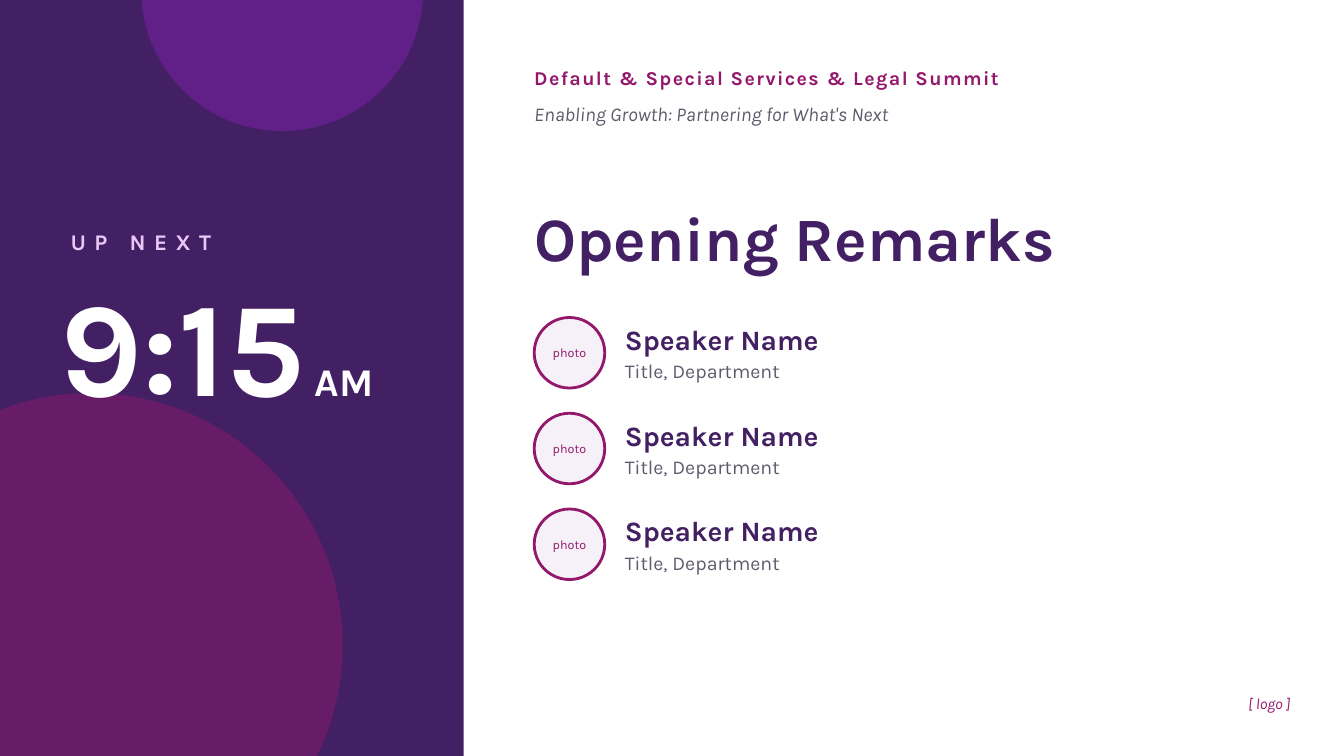
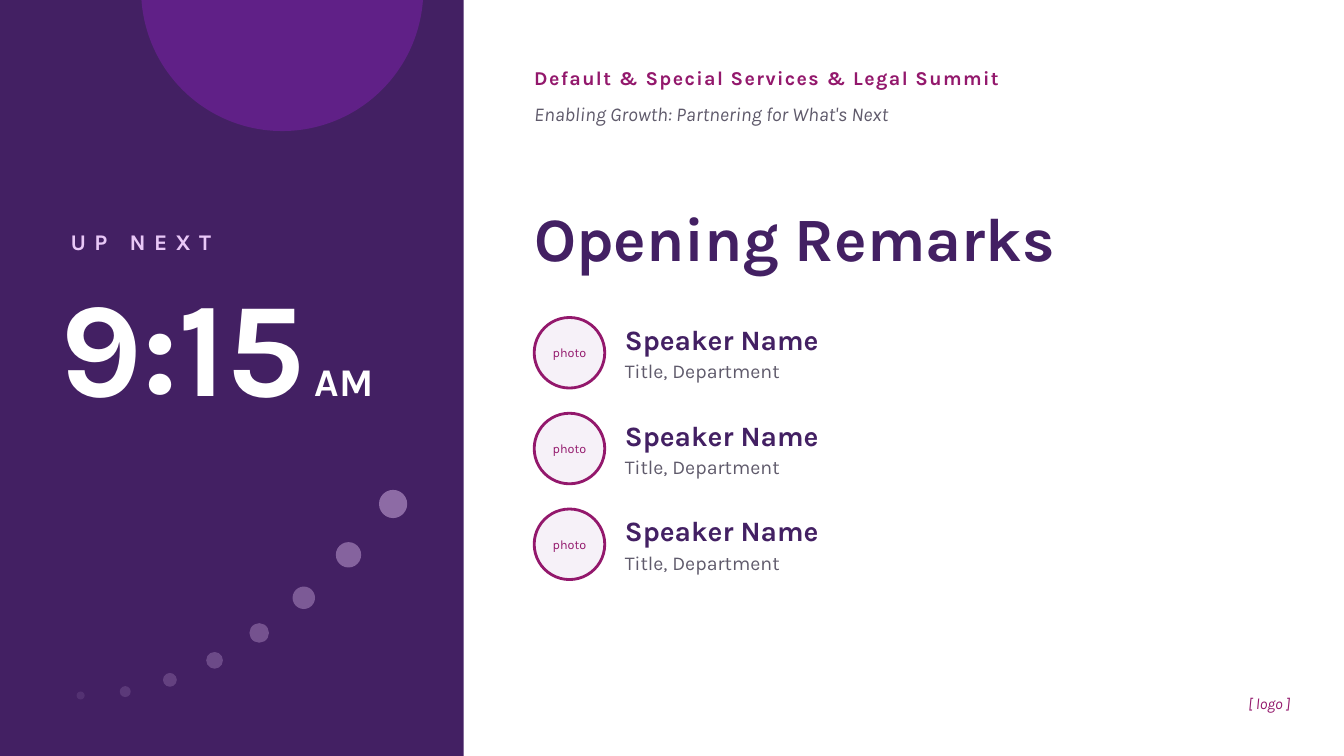
Before and after one commit to lindseycharlick-ctrl/sdgsdgs, a slide deck: slide 1 of mockup/Summit_Holding_Slide_Mockups.pptx. Drawn at 1344x756 pixels with LibreOffice and Linux fonts; fonts in the diff are those of the drawing. Boxes give left, top, right and bottom in pixels: in the first picture for what was removed or moved away, otherwise in the second. Text is boxed around its words. In the diff, an @@ line names an element or a change of style, - is before the commit and + after.

```diff
--- a/mockup/Summit_Holding_Slide_Mockups.pptx
+++ b/mockup/Summit_Holding_Slide_Mockups.pptx
@@ ellipse removed at <box>0,393,343,756</box> @@
@@ ellipse added at <box>379,490,407,518</box>, fill #E9C8F7 at 45% opacity @@
@@ ellipse added at <box>336,542,361,568</box>, fill #E9C8F7 at 40% opacity @@
@@ ellipse added at <box>292,587,315,609</box>, fill #E9C8F7 at 35% opacity @@
@@ ellipse added at <box>249,623,268,642</box>, fill #E9C8F7 at 30% opacity @@
@@ ellipse added at <box>207,652,224,669</box>, fill #E9C8F7 at 25% opacity @@
@@ ellipse added at <box>120,687,131,698</box>, fill #E9C8F7 at 15% opacity @@
@@ ellipse added at <box>163,674,177,688</box>, fill #E9C8F7 at 20% opacity @@
@@ ellipse added at <box>77,692,85,700</box>, fill #E9C8F7 at 10% opacity @@
```
Also in this commit, not shown: 2 other slides changed, 4 other files.
